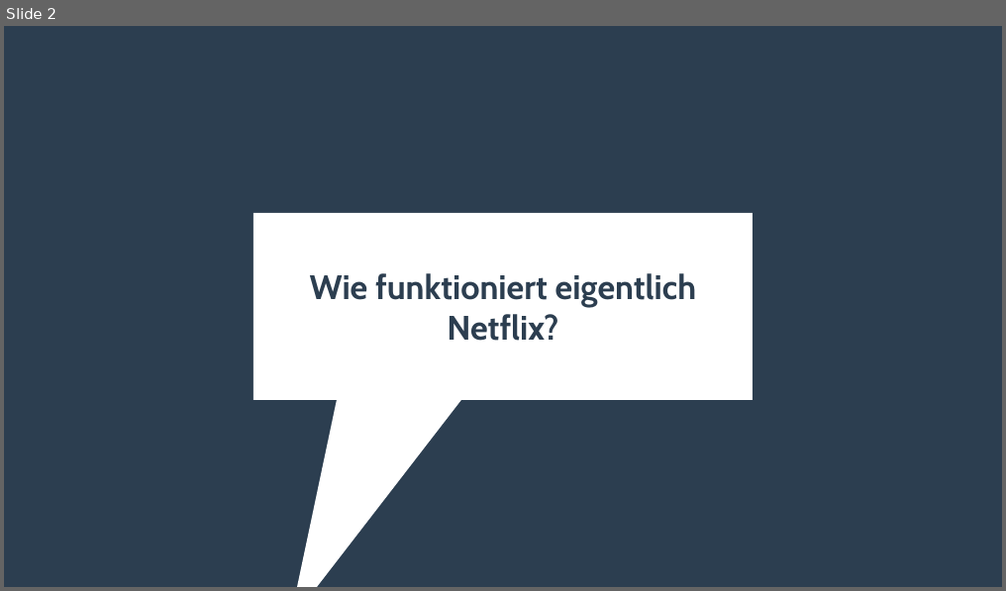
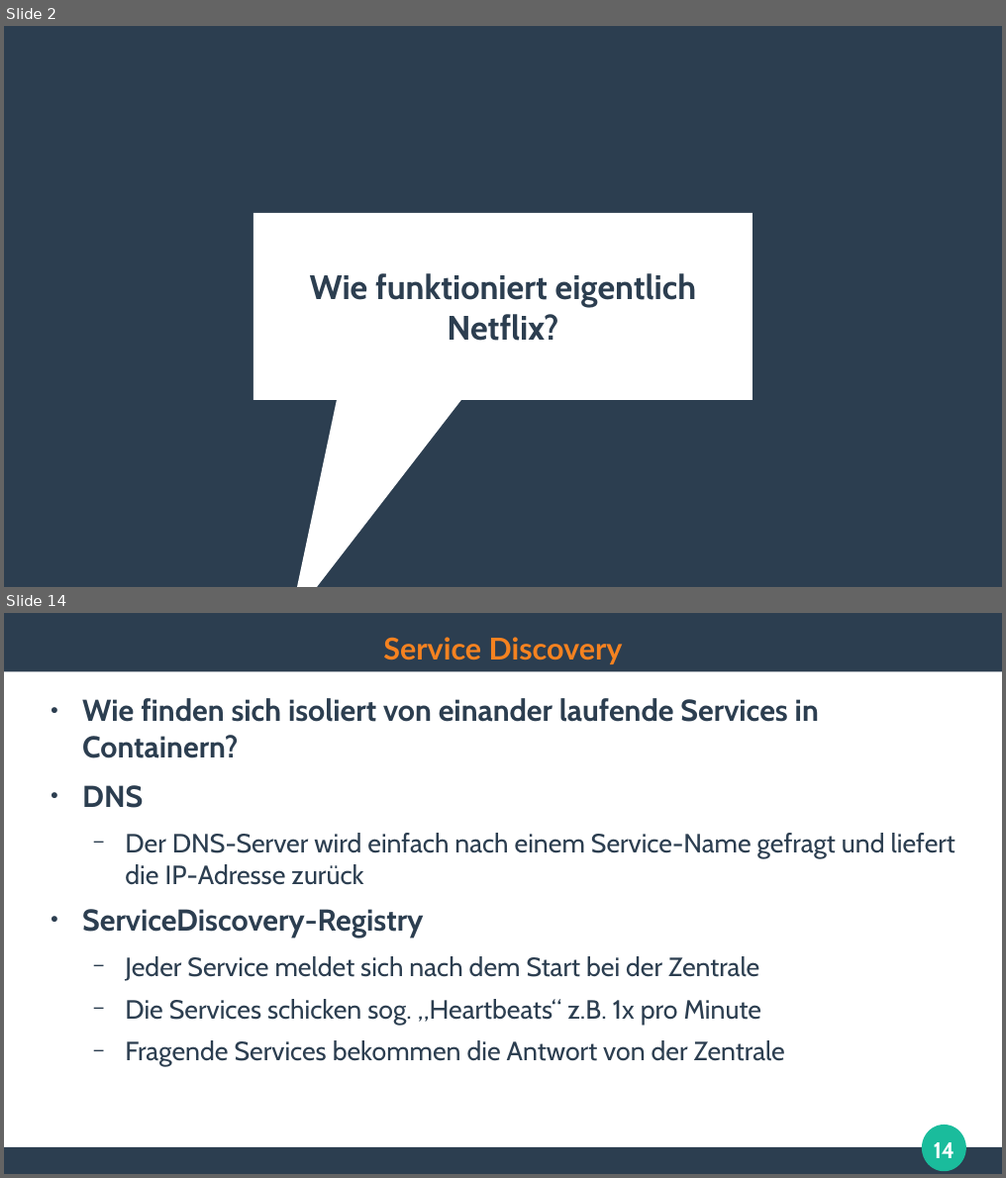
Before and after one commit to ghandmann/HS-AlbSig-WebAnwendungen2, a slide deck: Kapitel/10_Microservice_Architecture.odp. Shown one above the other, each under a label of ours: slide 2 before the commit, slides 2 and 14 after it; the slides between them are not shown. The pictures are 1006x591 and 1006x1178 pixels, drawn with LibreOffice and Linux fonts; fonts in the diff are those of the drawing. Boxes give left, top, right and bottom in pixels: in the first picture for what was removed or moved away, otherwise in the second. Text is boxed around its words. In the diff, an @@ line names an element or a change of style, - is before the commit and + after.

```diff
--- a/Kapitel/10_Microservice_Architecture.odp
+++ b/Kapitel/10_Microservice_Architecture.odp
@@ slide 14 added at (4,613,1002,1174), background #FFFFFF @@
@@ rectangle added at (4,613,1002,671), fill #2C3E50 @@
@@ title added at (383,637,623,664), 24 pt, text #F58220, bold @@
+Service Discovery
@@ text added at (82,698,955,1066), 21 pt, text #2C3E50 @@
+● Wie finden sich isoliert von einander laufende Services in Containern?
+● DNS
+  − Der DNS-Server wird einfach nach einem Service-Name gefragt und liefert die IP-Adresse zurück
+● ServiceDiscovery-Registry
+  − Jeder Service meldet sich nach dem Start bei der Zentrale
+  − Die Services schicken sog. „Heartbeats“ z.B. 1x pro Minute
+  − Fragende Services bekommen die Antwort von der Zentrale
@@ ellipse added at (923,1125,966,1171), fill #1ABC9C @@
@@ page number added at (934,1143,955,1158), 18 pt, text #FFFFFF, bold @@
+14
@@ rectangle added at (4,1149,1002,1174), fill #2C3E50 @@
```
Also in this commit, not shown: 20 other slides added, 2 other files.
